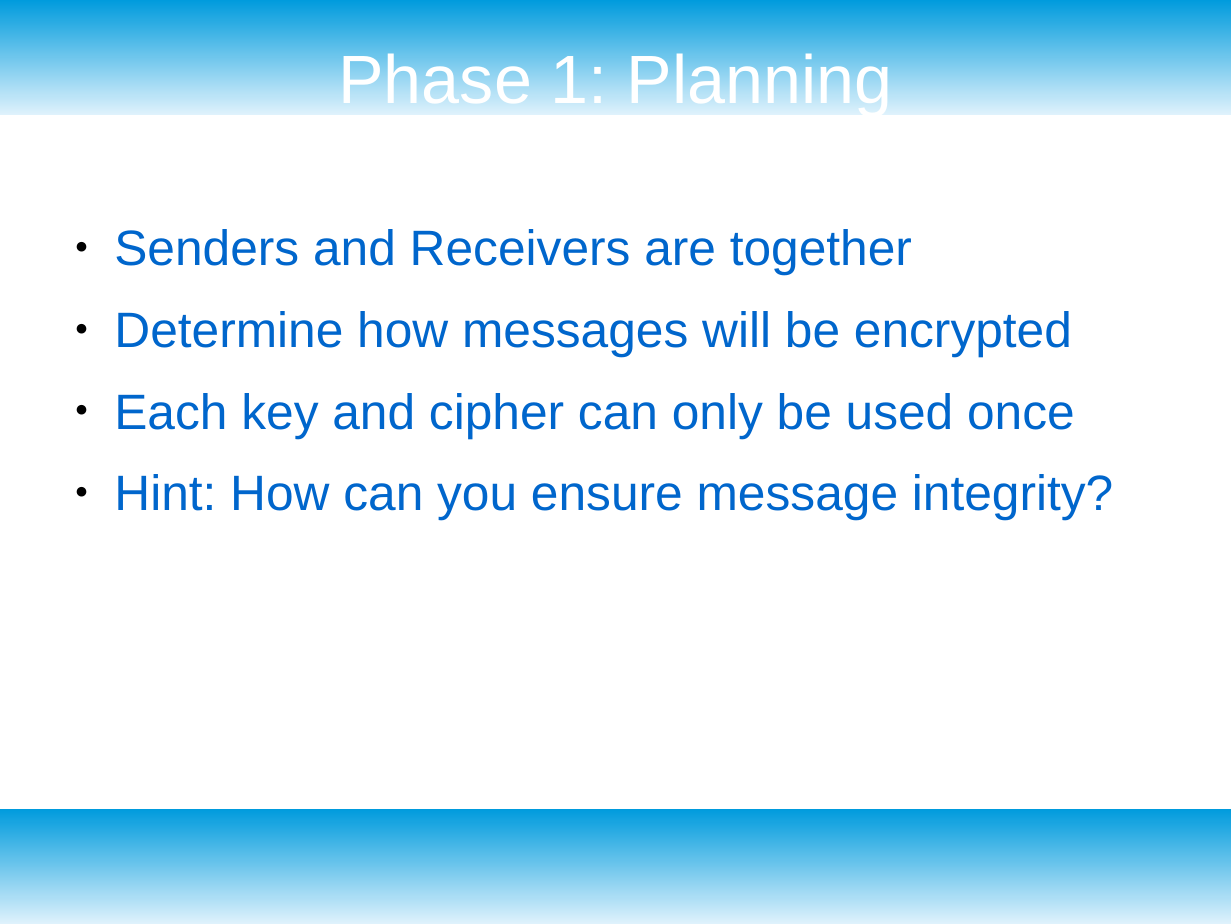
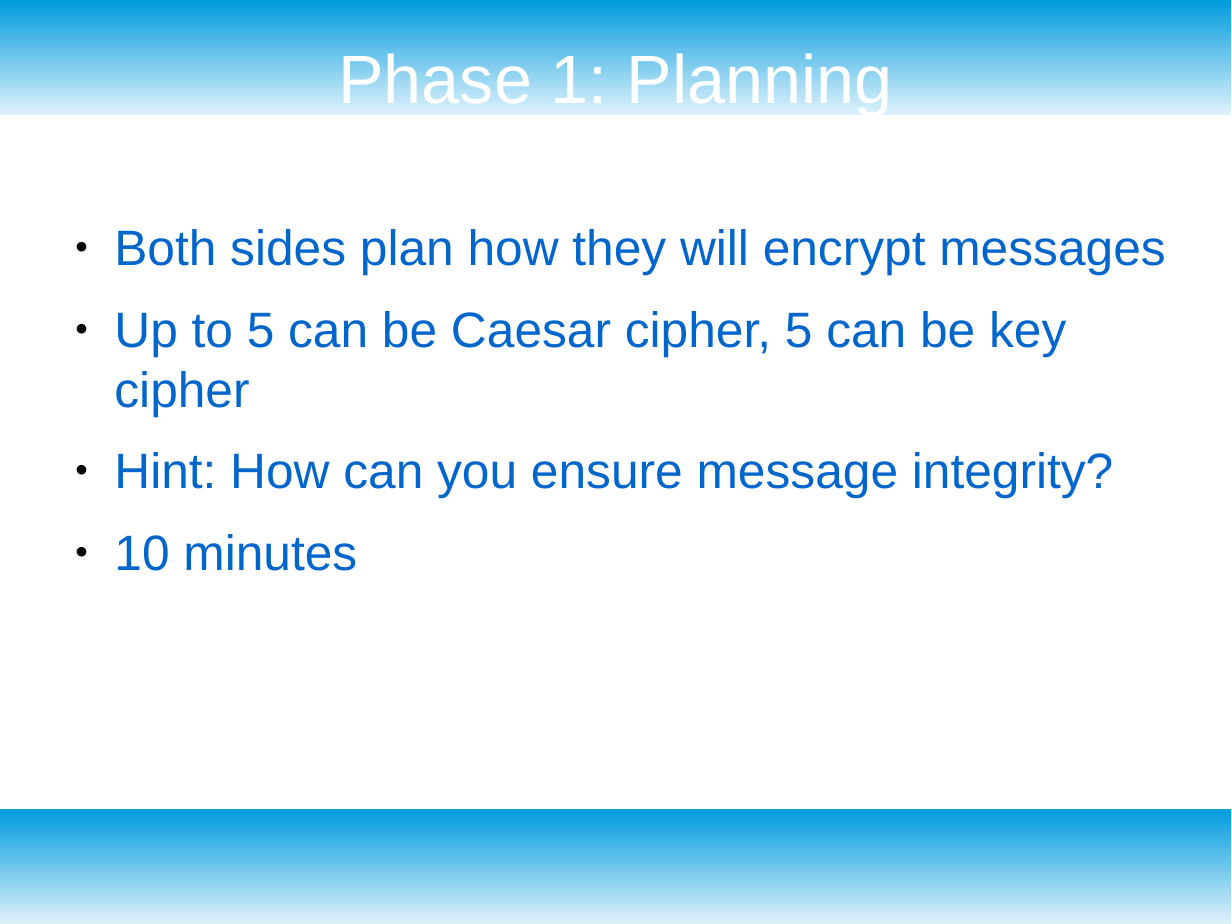
Before and after one commit to vcv-missoula-college/projects, a slide deck: slide 3 of 2021_gencyber_summer_camp/resources/day2/day_2.6_message_game.odp. Drawn at 1232x924 pixels with LibreOffice and Linux fonts; fonts in the diff are those of the drawing. Boxes give left, top, right and bottom in pixels: in the first picture for what was removed or moved away, otherwise in the second. Text is boxed around its words. In the diff, an @@ line names an element or a change of style, - is before the commit and + after.

```diff
--- a/2021_gencyber_summer_camp/resources/day2/day_2.6_message_game.odp
+++ b/2021_gencyber_summer_camp/resources/day2/day_2.6_message_game.odp
@@ text at <box>114,229,1165,416</box>: text changed @@
-● Senders and Receivers are together
-● Determine how messages will be encrypted
-● Each key and cipher can only be used once
+● Both sides plan how they will encrypt messages
+● Up to 5 can be Caesar cipher, 5 can be key cipher
@@ text at <box>114,534,357,571</box>: paragraph added @@
+● 10 minutes
```
Also in this commit, not shown: 2 other slides changed, 3 slides added, 3 slides removed, 1 other file.
